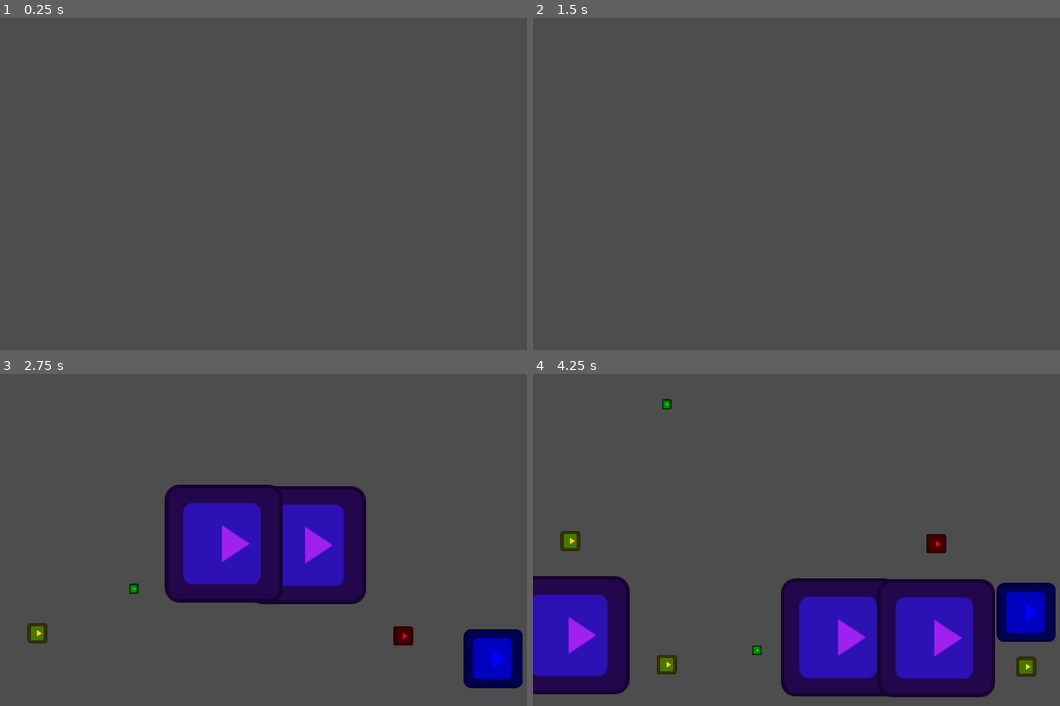
Above: before the commit, frames 1-4 (two rows, left to right).
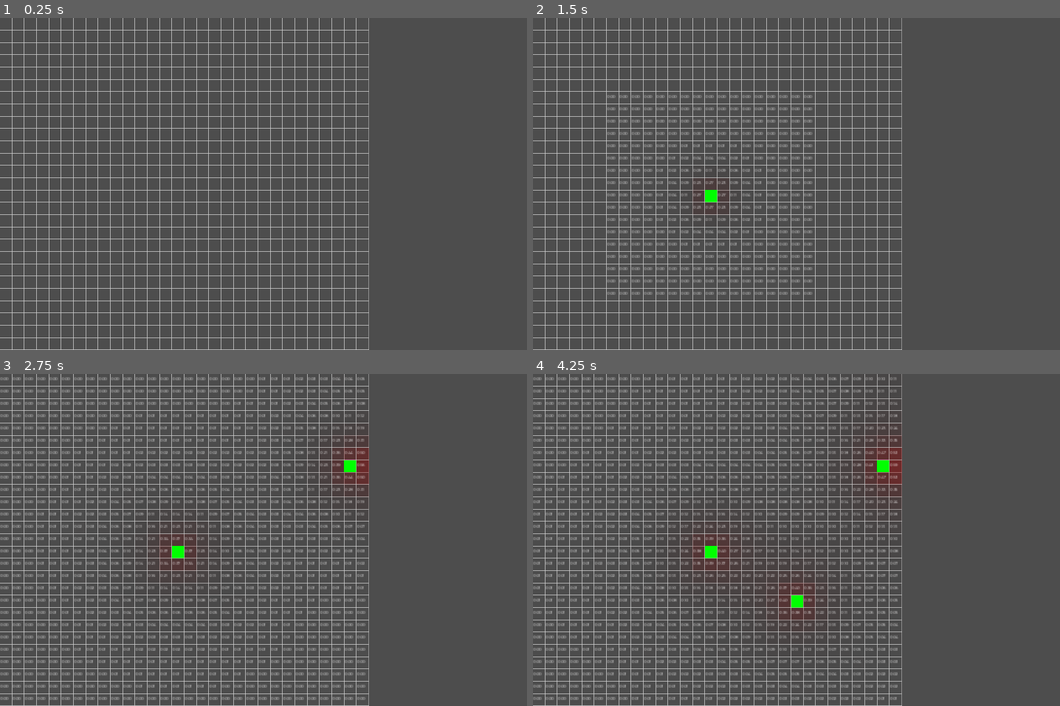
Above: after the commit, the same moments.

Repository: AgainstLightning/scifi_miami
Game: Godot game, scene res://slime/SlimeMain.tscn
The game is run twice, just before and just after one commit, with the same random seed, the same clock (stepped at 60 frames per second) and the same inputs. Before the commit the project starts from res://take3/scenes/Main.tscn. The engine's default icon, where the game draws it, is replaced by a stand-in: a white triangle on a blue panel in a dark square.
Inputs (mouse positions are in pixels of both pictures, inside the frame that each line leads up to):
- Up to frame 1 (0.25 s): no input
- Up to frame 2 (1.5 s): tap Enter at 0.5 s; move the mouse to (959, 167) at 0.52 s; hold F (move_right) 0.53-1.28 s; tap Shift (roll) at 0.6 s; click (959, 167) at 0.67 s; tap Space at 1.25 s; move the mouse to (712, 200) at 1.27 s; hold D (move_down) from 1.28 s (still down); click (712, 200) at 1.35 s
- Up to frame 3 (2.75 s): tap Enter at 2 s; move the mouse to (353, 466) at 2.02 s; release D (move_down) at 2.03 s; hold F (move_right) from 2.03 s (still down); tap Shift (roll) at 2.1 s; click (353, 466) at 2.17 s
- Up to frame 4 (4.25 s): move the mouse to (796, 606) at 2.77 s; release F (move_right) at 2.78 s; hold E (move_up) 2.78-3.53 s; click (796, 606) at 2.85 s; move the mouse to (1007, 589) at 3.52 s; hold S (move_left) from 3.53 s (still down); tap Shift (roll) at 3.6 s; click (1007, 589) at 3.67 s

The runs differ from the first frame. In frame 1, 8.2% of the frame differs, in the area x 0-71%, y 0-100%; in frame 2, 11%; in frame 3, 29%; in frame 4, 37%, in the area x 0-100%, y 0-100%.

Commit message:
mold test

Diff:
--- /dev/null
+++ b/project/particles/Particles.gd
@@ -0,0 +1,43 @@
+extends Node2D
+
+# Preload the explosion particle scene.
+@onready var explosion = preload("res://particles/explosion.tscn")
+
+var point_count = 4
+var increasing = true
+var speed = 20  # Control the speed of the change, lower is faster.
+
+func _ready():
+	set_process(true)
+
+func _process(delta):
+	# Calculate the amount to change the point_count by, factoring in the delta time and speed.
+	var change_amount = delta * speed
+
+	# Update the point_count based on the direction of the loop
+	if increasing:
+		point_count += change_amount
+		if point_count >= 20:
+			increasing = false
+	else:
+		point_count -= change_amount
+		if point_count <= 4:
+			increasing = true
+
+	# Request a redraw
+	queue_redraw()
+
+func _draw():
+	draw_line(Vector2(500, 500), Vector2(700, 700), Color.GREEN, 1.0)
+	draw_line(Vector2(1100, 1100), Vector2(1200, 100), Color.GREEN, 2.0)
+	draw_circle(Vector2(100, 100), point_count * 3, Color.RED)
+	draw_arc(get_global_mouse_position(), 200, 0, TAU, point_count, Color.RED)
+
+func _input(event):
+	if event is InputEventMouseButton and event.button_index == MOUSE_BUTTON_LEFT and event.pressed:
+		var explosion_instance = explosion.instantiate()
+		explosion_instance.global_position = get_global_mouse_position()
+		print("Instance created at position: ", explosion_instance.global_position)
+		add_child(explosion_instance)
+		explosion_instance.modulate = Color(randf(), randf(), randf(), 1)  # Random color, full opacity
+		explosion_instance.get_node("CPUParticles2D").emitting = true
--- a/project/particles/Particles.tscn
+++ b/project/particles/Particles.tscn
@@ -1,3 +1,6 @@
-[gd_scene format=3 uid="uid://dsa148b3tcpil"]
+[gd_scene load_steps=2 format=3 uid="uid://dsa148b3tcpil"]
+
+[ext_resource type="Script" path="res://particles/Particles.gd" id="1_w35aj"]
 
 [node name="Particles" type="Node2D"]
+script = ExtResource("1_w35aj")
--- /dev/null
+++ b/project/particles/explosion.tscn
@@ -0,0 +1,20 @@
+[gd_scene format=3 uid="uid://8gklm2fuj0m3"]
+
+[node name="Explosion" type="Node2D"]
+position = Vector2(1, 0)
+
+[node name="CPUParticles2D" type="CPUParticles2D" parent="."]
+emitting = false
+amount = 30
+lifetime = 3.0
+one_shot = true
+explosiveness = 1.0
+randomness = 1.0
+particle_flag_align_y = true
+spread = 180.0
+gravity = Vector2(0, 0)
+initial_velocity_min = 100.0
+initial_velocity_max = 300.0
+radial_accel_max = 100.0
+scale_amount_min = 5.0
+scale_amount_max = 10.0
--- a/project/project.godot
+++ b/project/project.godot
@@ -11,7 +11,7 @@
 [application]
 
 config/name="Sci-fi Miami"
-run/main_scene="res://take3/scenes/Main.tscn"
+run/main_scene="res://slime/SlimeMain.tscn"
 config/features=PackedStringArray("4.2", "GL Compatibility")
 config/icon="res://assets/icon.svg"
 
--- /dev/null
+++ b/project/slime/Grid.gd
@@ -0,0 +1,103 @@
+extends Node2D
+
+var cell_size = 40
+var draw_grid = true  # Toggle for drawing the grid
+var grid = []
+var grid_size = Vector2(30, 30)
+var decay_rate = 0.72
+var diffusion_rate = 0.7
+var default_font = preload("res://assets/Montserrat-Regular.ttf")
+
+func _ready():
+	initialize_grid()
+	set_process(true)
+
+func initialize_grid():
+	for y in range(grid_size.y):
+		grid.append([])
+		for x in range(grid_size.x):
+			grid[y].append({
+				'food': false,
+				'food_amount': 500,
+				'pheromone': 0,
+				'slime_amount': 0,
+				'slime_life': null,
+			})
+
+func _input(event):
+	if event is InputEventMouseButton and event.button_index == MOUSE_BUTTON_LEFT and event.pressed:
+		toggle_food(event.position)
+
+func toggle_food(mouse_position):
+	var cell = get_cell_from_position(mouse_position)
+	var isValidX = cell.x >= 0 and cell.x < grid_size.x
+	var isValidY = cell.y >= 0 and cell.y < grid_size.y
+
+	if isValidX and isValidY:
+		grid[cell.y][cell.x]['food'] = !grid[cell.y][cell.x]['food']
+		if grid[cell.y][cell.x]['food']:
+			grid[cell.y][cell.x]['pheromone'] = 1
+		queue_redraw()
+
+func _process(delta):
+	update_grid(delta)
+
+func update_grid(delta):
+	var new_grid = deepcopy(grid)
+
+	for y in range(grid_size.y):
+		for x in range(grid_size.x):
+			if new_grid[y][x]['food']:
+				new_grid[y][x]['food_amount'] -= 1
+				if new_grid[y][x]['food_amount'] <= 0:
+					new_grid[y][x]['food'] = false
+			else:
+				var pheromone_sum = 0
+				var neighbors = get_neighbors(x, y)
+				for neighbor in neighbors:
+					pheromone_sum += grid[neighbor.y][neighbor.x]['pheromone']
+				var average_pheromone = pheromone_sum / neighbors.size()
+				new_grid[y][x]['pheromone'] = grid[y][x]['pheromone'] * (1 - decay_rate) + average_pheromone * diffusion_rate
+
+	grid = new_grid
+	queue_redraw()
+
+func get_neighbors(x, y):
+	var neighbors = []
+	for i in range(-1, 2):
+		for j in range(-1, 2):
+			var nx = x + i
+			var ny = y + j
+			if nx >= 0 and nx < grid_size.x and ny >= 0 and ny < grid_size.y and !(i == 0 and j == 0):
+				neighbors.append(Vector2(nx, ny))
+	return neighbors
+
+func deepcopy(arr):
+	var new_arr = []
+	for row in arr:
+		new_arr.append(row.duplicate(true))
+	return new_arr
+
+func get_cell_from_position(position):
+	return Vector2(int(position.x / cell_size), int(position.y / cell_size))
+
+func _draw():
+	if draw_grid:
+		draw_grid_lines()
+
+func draw_grid_lines():
+	var color = Color(0.8, 0.8, 0.8, 0.5)  # Color for the grid lines
+	var food_color = Color(0, 1, 0, 1)  # Green color for food pellets
+	var pheromone_color = Color(1, 0, 0, 0.8)  # Semi-transparent red for pheromones
+
+	for y in range(grid_size.y):
+		for x in range(grid_size.x):
+			var cell_position = Vector2(x * cell_size, y * cell_size)
+			var pheromone_level = clamp(grid[y][x]['pheromone'], 0, 1)
+			draw_rect(Rect2(cell_position, Vector2(cell_size, cell_size)), color, false)
+			if grid[y][x]['food']:
+				draw_rect(Rect2(cell_position, Vector2(cell_size, cell_size)), food_color, true)
+			elif pheromone_level > 0:
+				draw_rect(Rect2(cell_position, Vector2(cell_size, cell_size)), pheromone_color * pheromone_level, true)
+				var pheromone_text = "%.2f" % pheromone_level
+				draw_string(default_font, cell_position + Vector2(2, cell_size / 2), pheromone_text, HORIZONTAL_ALIGNMENT_CENTER, -1, 12, Color.WHITE)
--- /dev/null
+++ b/project/slime/SlimeMain.tscn
@@ -0,0 +1,9 @@
+[gd_scene load_steps=2 format=3 uid="uid://ddfpxvo0iymq"]
+
+[ext_resource type="Script" path="res://slime/Grid.gd" id="1_rsaxx"]
+
+[node name="SlimeMain" type="Node2D"]
+position = Vector2(-1, 0)
+
+[node name="Grid" type="Node2D" parent="."]
+script = ExtResource("1_rsaxx")
